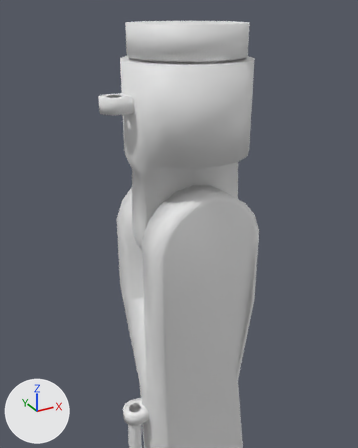
The Blender file models/kuka/kuka.blend, before and after one commit.
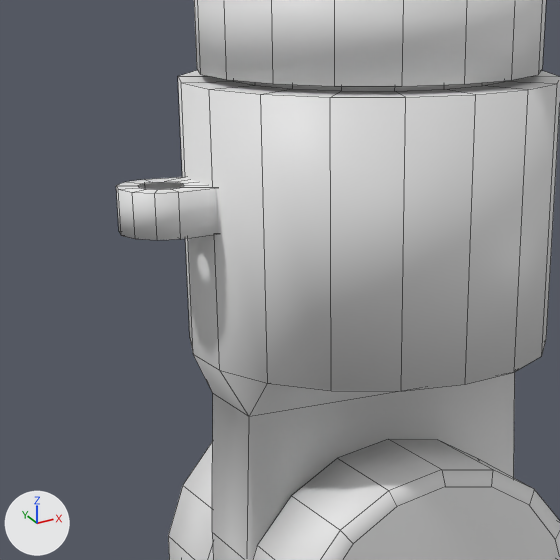
There are two pictures of each version: one from a camera (50 mm lens) standing at (-2.555, -2.997, 13.615) and looking at (-1.138, -0.42, 12.326), one close up on the part from 16% to 71% of the width and 7% to 51% of the height. Arrows for +X, +Y and +Z are at lower left; the lights stay in place. The close-ups show mesh edges as thin lines.

Script lines for the objects in view, before the commit:
```python
me_circle = bpy.data.meshes.new('Circle')
me_circle.from_pydata(...)  # 102 vertices, 80 faces; spans x -0.44..0.44, y -0.44..0.44, z -0.39..1.19
me_circle_004 = bpy.data.meshes.new('Circle.004')
me_circle_004.from_pydata(...)  # an 18-sided cylinder along z spanning x -0.394..0.394, y -0.4..0.4, z -0.201..0.0
for i in [*range(2, 20)]: me_circle_004.polygons[i].use_smooth = True
me_circle_013 = bpy.data.meshes.new('Circle.013')
me_circle_013.from_pydata(...)  # 48 vertices, 32 faces; spans x -0.1..0.1, y -0.1..0.1, z -0.05..0.05
me_circle_013.polygons.foreach_set('use_smooth', [True] * 32)
ob_kukalink4 = bpy.data.objects.new('kukaLink4', me_circle)
ob_kukalink4.parent = ob_kukalink3
ob_kukalink4.matrix_parent_inverse = Matrix(((1.0, 0.0, 0.0, -0.0919), (0.0, 1.0, 0.0, 0.0119), (0.0, 0.0, 1.0, -6.997), (0.0, 0.0, 0.0, 1.0)))
ob_kukalink4.location = (-0.11, 0.0, 10.86)
ob_kukalink5 = bpy.data.objects.new('kukaLink5', me_circle_004)
ob_kukalink5.parent = ob_kukalink4
ob_kukalink5.matrix_parent_inverse = Matrix(((1.0, 0.0, 0.0, 0.212), (0.0, 1.0, 0.0, 0.0), (0.0, 0.0, 1.0, -9.16), (0.0, 0.0, 0.0, 1.0)))
ob_kukalink5.location = (-0.212, 0.0, 10.55)
ob_kukasleevefixture5 = bpy.data.objects.new('kukaSleeveFixture5', me_circle_013)
ob_kukasleevefixture5.parent = ob_kukalink4
ob_kukasleevefixture5.matrix_parent_inverse = Matrix(((1.0, 0.0, 0.0, 0.845), (0.0, 1.0, 0.0, 0.0), (0.0, 0.0, 1.0, -12.13), (0.0, 0.0, 0.0, 1.0)))
ob_kukasleevefixture5.location = (-1.374, 0.0, 13.04)
# also in view: 'kukaLink3' at (-0.701, -0.001, 10.094)
```
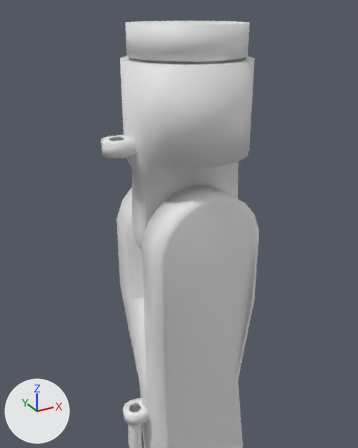
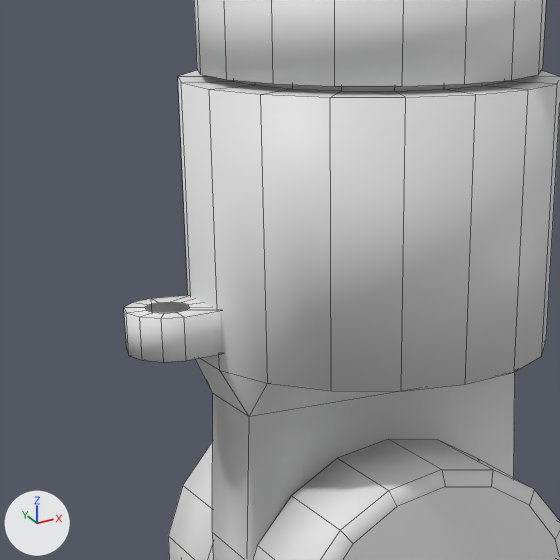
Commit message: kuka manipulator cable sleeves

Changed parts and their boxes [x1, y1, x2, y2] in the close-ups (560 x 560 px):
'kukaSleeveFixture5', moved: before [116, 177, 218, 240]; after [124, 295, 222, 362]

What the commit changed:
Object 'kukaSleeveFixture5' (ob_kukasleevefixture5) moves from (-1.374, 0.0, 13.04) to (-1.374, 0.0, 12.77).
